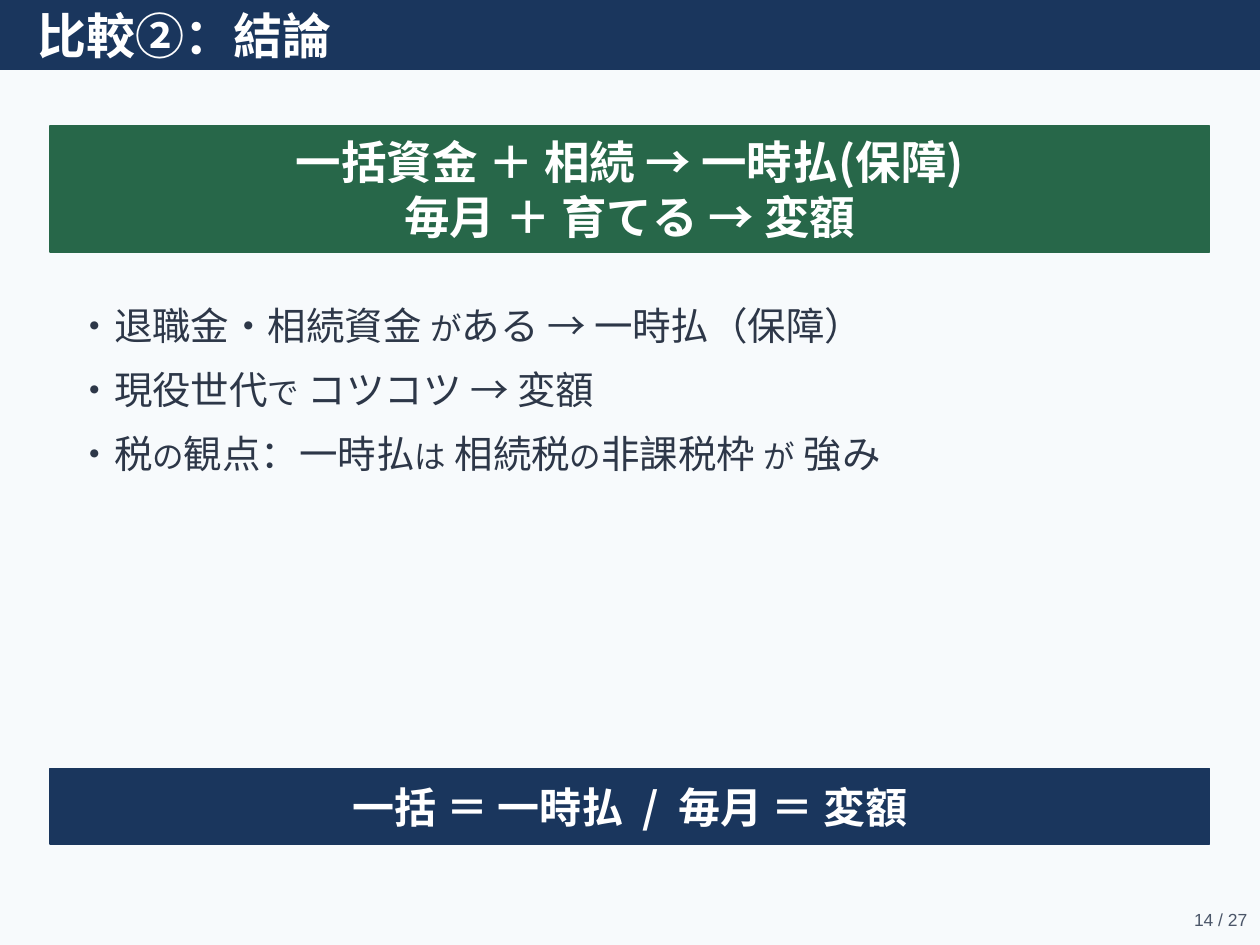
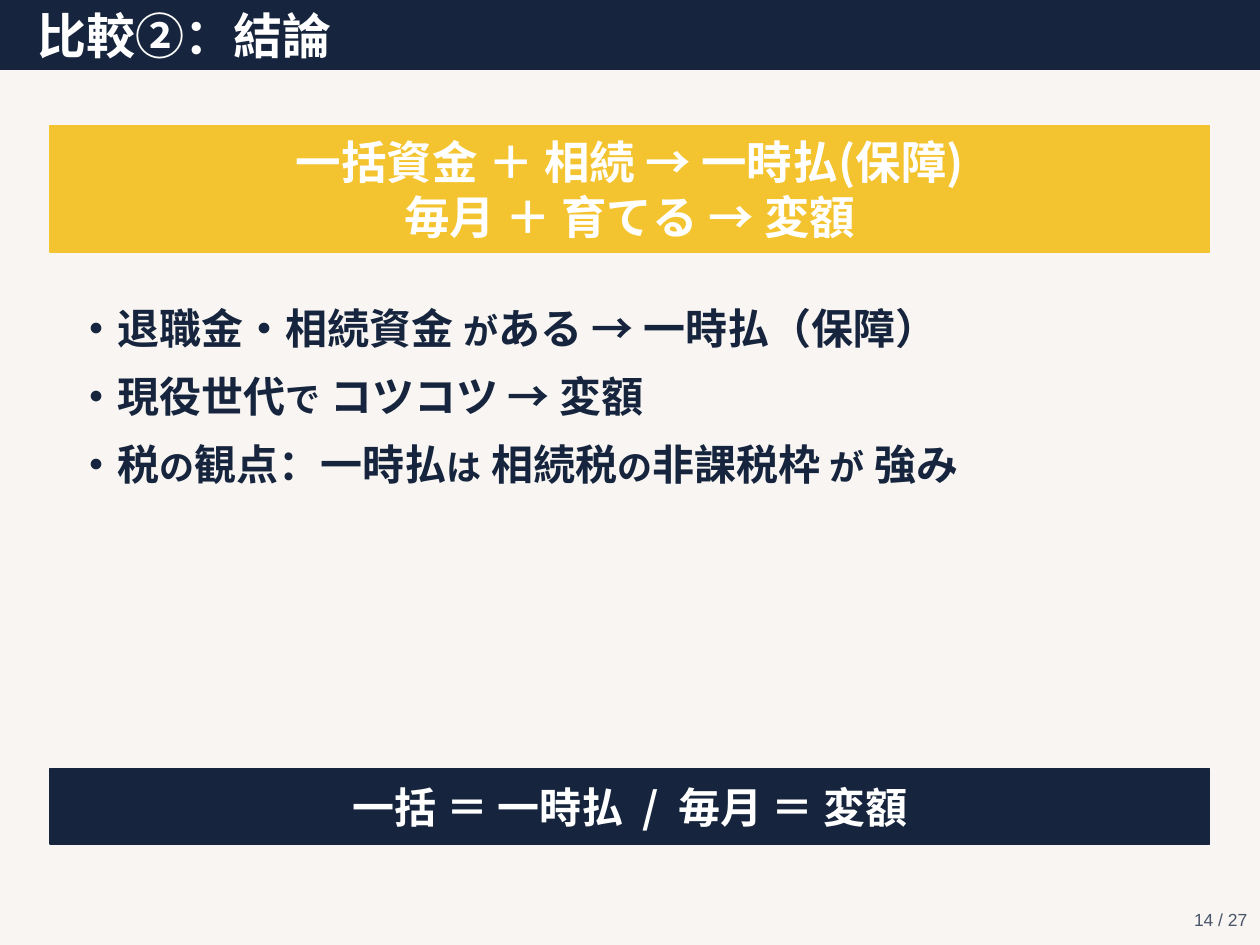
Before and after one commit to love2u2aya/seminar-hoken-vs-nisa, a slide deck: slide 14 of seminar_slides.pptx. Drawn at 1260x945 pixels with LibreOffice and Linux fonts; fonts in the diff are those of the drawing. Boxes give left, top, right and bottom in pixels: in the first picture for what was removed or moved away, otherwise in the second. Text is boxed around its words. In the diff, an @@ line names an element or a change of style, - is before the commit and + after.

Commit message:
デザイン全面リニューアル：Midnight Goldパレット＋2軸マトリクス配色
- カラー：Midnight Goldパレット採用（紺×金基調、シンプル化）
- 商品色：色相=目的（保障=青/貯蓄=黄）×明度=支払方法（一括=濃/毎月=薄）
  - 変額：薄い青 / 保障：濃い青 / NISA：薄い黄 / 貯蓄：濃い黄
- フォント：基本ボールド化＋最低24ptに引き上げ
- タイトルバー・強調ボックスを navy / gold に統一（色数を削減）
- 台本：スライド11.6追加（オルカン直近5年は異常値・モンテカルロで本来のブレを示す）

```diff
--- a/seminar_slides.pptx
+++ b/seminar_slides.pptx
@@ background #F7FAFC to #F8F5F2 @@
@@ rectangle at (0,0,1260,69): fill #1A365D to #16253D; outline #1A365D 1 pt to #16253D 1 pt @@
@@ rectangle at (50,126,1210,252): fill #276749 to #F4C430; outline #276749 1 pt to #F4C430 1 pt @@
@@ text "・退職金・相続資金 がある → 一時払（保障）" at (76,308,959,484): size 22 to 24 pt in "・退職金・相続資金 がある → 一時払（保障）", "・現役世代で コツコツ → 変額", "・税の観点：一時払は 相続税の非課税枠 強み"; size 18 to 20 pt in "がある", "・現役世代で", "・税の観点：一時払は 相続税の非課税枠 が"; text colour #2D3748 to #16253D, bold on @@
@@ rectangle at (50,769,1210,844): fill #1A365D to #16253D; outline #1A365D 1 pt to #16253D 1 pt @@
```
Also in this commit, not shown: 26 other slides changed, 2 other files.
